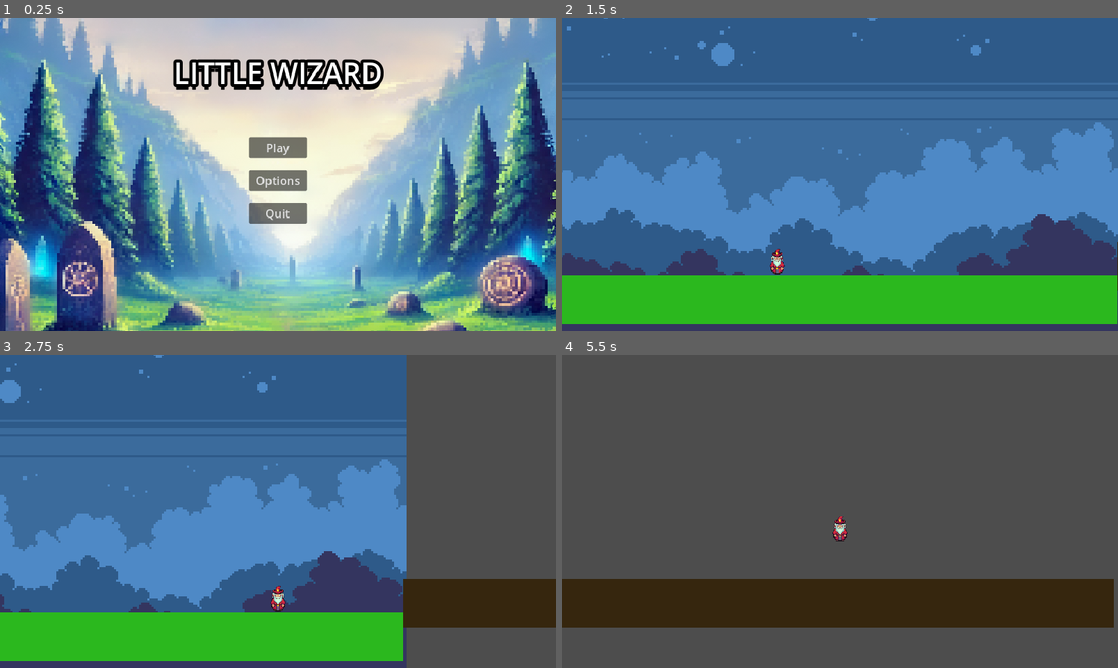
Above: before the commit, frames 1-4 (two rows, left to right).
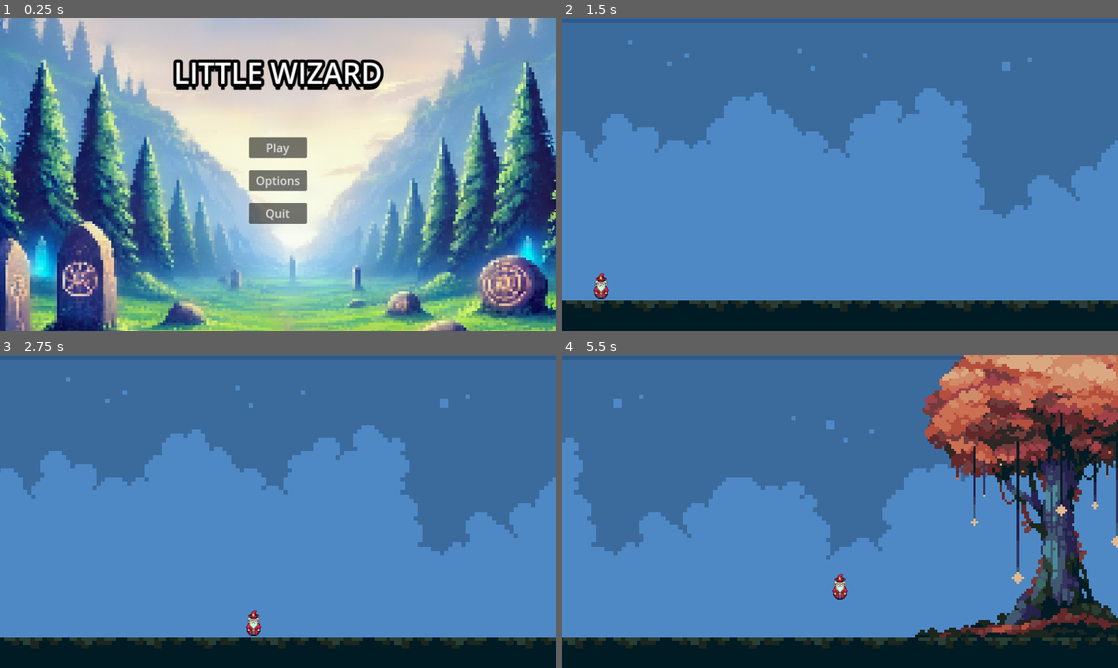
Above: after the commit, the same moments.

Repository: erohsikero/testCICDInGame
Game: Godot game, scene res://Scenes/Main Menu/Main_menu.tscn
Two runs of this game, one before a commit and one after it. Both use one fixed random seed, a clock stepped at 60 frames per second and the inputs below.
Inputs (mouse positions are in pixels of both pictures, inside the frame that each line leads up to):
- Up to frame 1 (0.25 s): no input
- Up to frame 2 (1.5 s): click "Play" at 0.5 s; click (701, 161) at 1.27 s
- Up to frame 3 (2.75 s): tap Enter at 2 s; hold D (move_right) from 2.03 s (still down); tap Space (jump) at 2.27 s
- Up to frame 4 (5.5 s): tap Space (jump) at 3.02, 4.52, 5.27 s; release D (move_right) at 3.53 s; hold A (move_left) 3.53-4.28 s; hold D (move_right) from 4.28 s (still down)

The runs differ from the first frame. In frame 1, 1.9% of the frame differs, in the area x 0-100%, y 0-100%; in frame 2, 48%; in frame 3, 60%; in frame 4, 100%.

Commit message:
Basic level selection area. Changes pathing of program

Diff:
--- a/Scenes/Levels/DemoScene.tscn
+++ b/Scenes/Levels/DemoScene.tscn
@@ -1,216 +1,15 @@
-[gd_scene load_steps=21 format=3 uid="uid://bk42j1j3o4pct"]
+[gd_scene load_steps=5 format=3 uid="uid://bk42j1j3o4pct"]
 
 [ext_resource type="Script" path="res://Scripts/Levels/demo_scene.gd" id="1_pvb4b"]
-[ext_resource type="PackedScene" uid="uid://cbepccfer7xkg" path="res://Scenes/Objects/Platforms And Ground/Grass_Ground.tscn" id="2_sgqnj"]
 [ext_resource type="PackedScene" uid="uid://cav6x5jkkvacs" path="res://Scenes/Objects/Character.tscn" id="3_dm1pj"]
-[ext_resource type="PackedScene" uid="uid://cx3h60houwamb" path="res://Scenes/Objects/Dirt_Ground.tscn" id="3_o7hpa"]
-[ext_resource type="Texture2D" uid="uid://cy2avi84nts5x" path="res://Resources/Backgrounds/background_1.png" id="3_yak5o"]
-[ext_resource type="Texture2D" uid="uid://j1xy2qrbukfn" path="res://Resources/Backgrounds/background_2.png" id="4_eieqi"]
-[ext_resource type="Texture2D" uid="uid://c4621iwxj3xne" path="res://Resources/Forest_Tileset.png" id="5_shfq3"]
-[ext_resource type="Texture2D" uid="uid://6o7ekobii1gc" path="res://Resources/Backgrounds/background_0.png" id="6_2t23q"]
+[ext_resource type="PackedScene" uid="uid://cbepccfer7xkg" path="res://Scenes/Objects/Platforms And Ground/Grass_Ground.tscn" id="3_kujai"]
 
 [sub_resource type="RectangleShape2D" id="3"]
 size = Vector2(64, 608)
 
-[sub_resource type="TileMapPattern" id="TileMapPattern_640jq"]
-tile_data = PackedInt32Array(0, 196608, 3, 65536, 196608, 4, 1, 262144, 3, 65537, 262144, 4)
-
-[sub_resource type="TileMapPattern" id="TileMapPattern_i73gw"]
-tile_data = PackedInt32Array(65536, 262144, 8, 65537, 327680, 8, 2, 393216, 7, 65538, 393216, 8, 65539, 458752, 8, 65540, 524288, 8)
-
-[sub_resource type="TileMapPattern" id="TileMapPattern_w3mlt"]
-tile_data = PackedInt32Array(131072, 720896, 2, 196608, 720896, 3, 262144, 720896, 4, 524288, 720896, 8, 65537, 786432, 1, 131073, 786432, 2, 196609, 786432, 3, 262145, 786432, 4, 327681, 786432, 5, 393217, 786432, 6, 524289, 786432, 8, 2, 851968, 0, 65538, 851968, 1, 131074, 851968, 2, 196610, 851968, 3, 262146, 851968, 4, 327682, 851968, 5, 393218, 851968, 6, 458754, 851968, 7, 524290, 851968, 8, 3, 917504, 0, 65539, 917504, 1, 131075, 917504, 2, 196611, 917504, 3, 262147, 917504, 4, 327683, 917504, 5, 393219, 917504, 6, 458755, 917504, 7, 524291, 917504, 8, 4, 983040, 0, 65540, 983040, 1, 131076, 983040, 2, 196612, 983040, 3, 262148, 983040, 4, 327684, 983040, 5, 393220, 983040, 6, 458756, 983040, 7, 524292, 983040, 8, 65541, 1048576, 1, 131077, 1048576, 2, 196613, 1048576, 3, 262149, 1048576, 4, 327685, 1048576, 5, 393221, 1048576, 6, 524293, 1048576, 8, 131078, 1114112, 2, 196614, 1114112, 3, 524294, 1114112, 8)
-
-[sub_resource type="TileMapPattern" id="TileMapPattern_47cvd"]
-tile_data = PackedInt32Array(0, 589824, 4)
-
-[sub_resource type="TileMapPattern" id="TileMapPattern_i62o7"]
-tile_data = PackedInt32Array(0, 458752, 4, 1, 458752, 4, 2, 458752, 4)
-
-[sub_resource type="TileMapPattern" id="TileMapPattern_gvitx"]
-tile_data = PackedInt32Array(0, 327680, 4, 1, 393216, 4)
-
-[sub_resource type="TileMapPattern" id="TileMapPattern_gu8a8"]
-tile_data = PackedInt32Array(0, 327680, 4, 1, 393216, 4, 2, 458752, 4, 3, 524288, 4, 4, 589824, 4)
-
-[sub_resource type="TileMapPattern" id="TileMapPattern_bfpyb"]
-tile_data = PackedInt32Array(0, 524288, 4, 1, 589824, 4)
-
-[sub_resource type="TileMapPattern" id="TileMapPattern_6tf6x"]
-tile_data = PackedInt32Array(0, 0, 5, 65536, 0, 6, 131072, 0, 7, 1, 65536, 5, 65537, 65536, 6, 131073, 65536, 7, 196609, 65536, 8, 2, 131072, 5, 65538, 131072, 6, 131074, 131072, 7, 196610, 131072, 8, 3, 196608, 5, 65539, 196608, 6)
-
-[sub_resource type="TileSetAtlasSource" id="TileSetAtlasSource_esvf6"]
-texture = ExtResource("5_shfq3")
-0:0/0 = 0
-1:0/0 = 0
-2:0/0 = 0
-3:0/0 = 0
-4:0/0 = 0
-5:0/0 = 0
-6:0/0 = 0
-0:2/0 = 0
-1:2/0 = 0
-2:2/0 = 0
-0:3/0 = 0
-1:3/0 = 0
-2:3/0 = 0
-3:3/0 = 0
-4:3/0 = 0
-0:4/0 = 0
-1:4/0 = 0
-2:4/0 = 0
-3:4/0 = 0
-4:4/0 = 0
-5:4/0 = 0
-6:4/0 = 0
-7:4/0 = 0
-8:4/0 = 0
-9:4/0 = 0
-0:5/0 = 0
-1:5/0 = 0
-2:5/0 = 0
-3:5/0 = 0
-4:5/0 = 0
-5:5/0 = 0
-6:5/0 = 0
-7:5/0 = 0
-8:5/0 = 0
-9:5/0 = 0
-0:6/0 = 0
-1:6/0 = 0
-2:6/0 = 0
-3:6/0 = 0
-4:6/0 = 0
-5:6/0 = 0
-6:6/0 = 0
-7:6/0 = 0
-8:6/0 = 0
-9:6/0 = 0
-0:7/0 = 0
-1:7/0 = 0
-2:7/0 = 0
-3:7/0 = 0
-6:7/0 = 0
-7:7/0 = 0
-9:7/0 = 0
-0:8/0 = 0
-1:8/0 = 0
-2:8/0 = 0
-3:8/0 = 0
-4:8/0 = 0
-5:8/0 = 0
-6:8/0 = 0
-7:8/0 = 0
-8:8/0 = 0
-9:8/0 = 0
-10:8/0 = 0
-11:8/0 = 0
-12:8/0 = 0
-16:8/0 = 0
-17:8/0 = 0
-0:9/0 = 0
-1:9/0 = 0
-2:9/0 = 0
-3:9/0 = 0
-4:9/0 = 0
-5:9/0 = 0
-6:9/0 = 0
-7:9/0 = 0
-8:9/0 = 0
-9:9/0 = 0
-10:9/0 = 0
-11:9/0 = 0
-12:9/0 = 0
-13:9/0 = 0
-14:9/0 = 0
-15:9/0 = 0
-16:9/0 = 0
-17:9/0 = 0
-0:10/0 = 0
-1:10/0 = 0
-2:10/0 = 0
-3:10/0 = 0
-4:10/0 = 0
-5:10/0 = 0
-6:10/0 = 0
-7:10/0 = 0
-8:10/0 = 0
-9:10/0 = 0
-11:2/0 = 0
-11:3/0 = 0
-11:4/0 = 0
-12:1/0 = 0
-12:2/0 = 0
-12:3/0 = 0
-12:4/0 = 0
-12:5/0 = 0
-12:6/0 = 0
-13:0/0 = 0
-13:1/0 = 0
-13:2/0 = 0
-13:3/0 = 0
-13:4/0 = 0
-13:5/0 = 0
-13:6/0 = 0
-13:7/0 = 0
-13:8/0 = 0
-14:0/0 = 0
-14:1/0 = 0
-14:2/0 = 0
-14:3/0 = 0
-14:4/0 = 0
-14:5/0 = 0
-14:6/0 = 0
-14:7/0 = 0
-14:8/0 = 0
-15:0/0 = 0
-15:1/0 = 0
-15:2/0 = 0
-15:3/0 = 0
-15:4/0 = 0
-15:5/0 = 0
-15:6/0 = 0
-15:7/0 = 0
-15:8/0 = 0
-16:1/0 = 0
-16:2/0 = 0
-16:3/0 = 0
-16:4/0 = 0
-16:5/0 = 0
-16:6/0 = 0
-17:2/0 = 0
-17:3/0 = 0
-
-[sub_resource type="TileSet" id="TileSet_nu6eu"]
-sources/0 = SubResource("TileSetAtlasSource_esvf6")
-pattern_0 = SubResource("TileMapPattern_640jq")
-pattern_1 = SubResource("TileMapPattern_i73gw")
-pattern_2 = SubResource("TileMapPattern_w3mlt")
-pattern_3 = SubResource("TileMapPattern_47cvd")
-pattern_4 = SubResource("TileMapPattern_i62o7")
-pattern_5 = SubResource("TileMapPattern_gvitx")
-pattern_6 = SubResource("TileMapPattern_gu8a8")
-pattern_7 = SubResource("TileMapPattern_bfpyb")
-pattern_8 = SubResource("TileMapPattern_6tf6x")
-
 [node name="Starting Room" type="Node2D"]
-position = Vector2(-2, 21)
+position = Vector2(99, -715)
 script = ExtResource("1_pvb4b")
-
-[node name="Background1" type="Sprite2D" parent="."]
-position = Vector2(540, 251)
-scale = Vector2(4.29688, 4.30555)
-texture = ExtResource("6_2t23q")
-
-[node name="Background2" type="Sprite2D" parent="."]
-position = Vector2(540, 251)
-scale = Vector2(4.29688, 4.30555)
-texture = ExtResource("3_yak5o")
-
-[node name="Background3" type="Sprite2D" parent="."]
-position = Vector2(540, 251)
-scale = Vector2(4.29688, 4.30555)
-texture = ExtResource("4_eieqi")
 
 [node name="StaticBody2D3" type="StaticBody2D" parent="."]
 position = Vector2(518, 387)
@@ -223,15 +22,17 @@
 position = Vector2(1816, -38)
 shape = SubResource("3")
 
-[node name="GrassGround" parent="." instance=ExtResource("2_sgqnj")]
-position = Vector2(0, 512)
-
-[node name="GrassGround2" parent="." instance=ExtResource("3_o7hpa")]
-position = Vector2(1152, 443)
-
 [node name="player" parent="." instance=ExtResource("3_dm1pj")]
 position = Vector2(448, 388)
 
-[connection signal="body_exited" from="Area2D" to="Area2D" method="_on_body_exited"]
-[connection signal="body_entered" from="Area2D2" to="Area2D2" method="_on_body_entered"]
-[connection signal="body_exited" from="Area2D2" to="Area2D2" method="_on_body_exited"]
+[node name="GrassGround" parent="." instance=ExtResource("3_kujai")]
+position = Vector2(2, 606)
+
+[node name="GrassGround2" parent="." instance=ExtResource("3_kujai")]
+position = Vector2(546, 525)
+
+[node name="GrassGround3" parent="." instance=ExtResource("3_kujai")]
+position = Vector2(1074, 368)
+
+[node name="GrassGround4" parent="." instance=ExtResource("3_kujai")]
+position = Vector2(1327, 149)
--- /dev/null
+++ b/Scenes/Levels/Level_Selection.tscn
@@ -0,0 +1,76 @@
+[gd_scene load_steps=7 format=3 uid="uid://cgxnufilggt3b"]
+
+[ext_resource type="Script" path="res://Scripts/Levels/level_selection.gd" id="1_l1eys"]
+[ext_resource type="Texture2D" uid="uid://6o7ekobii1gc" path="res://Resources/Backgrounds/background_0.png" id="2_7i7sk"]
+[ext_resource type="PackedScene" uid="uid://cav6x5jkkvacs" path="res://Scenes/Objects/Character.tscn" id="2_8lr3s"]
+[ext_resource type="PackedScene" uid="uid://cbepccfer7xkg" path="res://Scenes/Objects/Platforms And Ground/Grass_Ground.tscn" id="3_mf38k"]
+[ext_resource type="Texture2D" uid="uid://c4621iwxj3xne" path="res://Resources/Forest_Tileset.png" id="4_3cbh0"]
+
+[sub_resource type="AtlasTexture" id="AtlasTexture_brq78"]
+atlas = ExtResource("4_3cbh0")
+region = Rect2(176, 8, 104, 136)
+
+[node name="LevelSelection" type="Node2D"]
+script = ExtResource("1_l1eys")
+
+[node name="Background" type="Sprite2D" parent="."]
+texture_filter = 1
+position = Vector2(1280, -512)
+scale = Vector2(9, 9)
+texture = ExtResource("2_7i7sk")
+
+[node name="GrassGround" parent="." instance=ExtResource("3_mf38k")]
+position = Vector2(0, -64)
+
+[node name="GrassGround2" parent="." instance=ExtResource("3_mf38k")]
+position = Vector2(0, -576)
+rotation = 1.5708
+
+[node name="GrassGround3" parent="." instance=ExtResource("3_mf38k")]
+position = Vector2(512, -64)
+
+[node name="GrassGround4" parent="." instance=ExtResource("3_mf38k")]
+position = Vector2(1024, -64)
+
+[node name="GrassGround5" parent="." instance=ExtResource("3_mf38k")]
+position = Vector2(1536, -64)
+
+[node name="GrassGround6" parent="." instance=ExtResource("3_mf38k")]
+position = Vector2(2048, -64)
+
+[node name="GrassGround7" parent="." instance=ExtResource("3_mf38k")]
+position = Vector2(2560, -64)
+rotation = -1.5708
+
+[node name="GrassGround8" parent="." instance=ExtResource("3_mf38k")]
+position = Vector2(256, -64)
+
+[node name="GrassGround9" parent="." instance=ExtResource("3_mf38k")]
+position = Vector2(768, -64)
+
+[node name="GrassGround10" parent="." instance=ExtResource("3_mf38k")]
+position = Vector2(1280, -64)
+
+[node name="GrassGround11" parent="." instance=ExtResource("3_mf38k")]
+position = Vector2(1792, -64)
+
+[node name="GrassGround12" parent="." instance=ExtResource("3_mf38k")]
+position = Vector2(2304, -64)
+
+[node name="GrassGround13" parent="." instance=ExtResource("3_mf38k")]
+position = Vector2(2560, -320)
+rotation = -1.5708
+
+[node name="GrassGround14" parent="." instance=ExtResource("3_mf38k")]
+position = Vector2(0, -320)
+rotation = 1.5708
+
+[node name="Tree" type="Sprite2D" parent="."]
+texture_filter = 1
+position = Vector2(1797, -404)
+scale = Vector2(5, 5)
+texture = SubResource("AtlasTexture_brq78")
+
+[node name="player" parent="." instance=ExtResource("2_8lr3s")]
+z_index = 30
+position = Vector2(81, -92)
--- a/Scenes/Main Menu/main_menu.gd
+++ b/Scenes/Main Menu/main_menu.gd
@@ -1,7 +1,7 @@
 extends Control
 
 func _on_play_pressed() -> void:
-	get_tree().change_scene_to_file("res://Scenes/Levels/DemoScene.tscn")
+	get_tree().change_scene_to_file("res://Scenes/Menus/Path_Selection.tscn")
 
 func _on_options_pressed() -> void:
 	get_tree().change_scene_to_file("res://Scenes/Main Menu/Options_menu.tscn")
--- a/Scenes/Menus/Path_Selection.tscn
+++ b/Scenes/Menus/Path_Selection.tscn
@@ -1,8 +1,8 @@
-[gd_scene load_steps=25 format=3 uid="uid://cbfnh4fuk8caq"]
+[gd_scene load_steps=30 format=3 uid="uid://cbfnh4fuk8caq"]
 
 [ext_resource type="Script" path="res://Scripts/Menus/path_selection_script.gd" id="1_cp17r"]
-[ext_resource type="Texture2D" uid="uid://ih0uq1ni06c2" path="res://Resources/Sprites/Player/WizardChoice.png" id="2_ekkqb"]
 [ext_resource type="Texture2D" uid="uid://byucyw7dbic3m" path="res://Resources/MenuTextItems/ChooseWisely.png" id="3_8lh5w"]
+[ext_resource type="Texture2D" uid="uid://e66igbvymr8v" path="res://Resources/MenuTextItems/Wizard_Decision_Sheet.png" id="3_xmwjd"]
 [ext_resource type="Texture2D" uid="uid://cbelnovi51bfc" path="res://Resources/MenuTextItems/Choice_Good.png" id="4_kunff"]
 [ext_resource type="Script" path="res://Scripts/Menus/button_good.gd" id="5_676w1"]
 [ext_resource type="Texture2D" uid="uid://pboq1m5jg8yi" path="res://Resources/MenuTextItems/Choice_Evil.png" id="6_idmeg"]
@@ -10,6 +10,42 @@
 [ext_resource type="Script" path="res://Scripts/Menus/button_evil.gd" id="7_op5mh"]
 [ext_resource type="Texture2D" uid="uid://duxblr2bbpo0s" path="res://Resources/MenuTextItems/Castle_Background.png" id="9_0kf4t"]
 [ext_resource type="Texture2D" uid="uid://ctu6rn3wbe74o" path="res://Resources/MenuTextItems/fire_main.png" id="10_q83d7"]
+
+[sub_resource type="AtlasTexture" id="AtlasTexture_qi4ku"]
+atlas = ExtResource("3_xmwjd")
+region = Rect2(0, 0, 64, 64)
+
+[sub_resource type="AtlasTexture" id="AtlasTexture_bnk4a"]
+atlas = ExtResource("3_xmwjd")
+region = Rect2(64, 0, 64, 64)
+
+[sub_resource type="AtlasTexture" id="AtlasTexture_lt6ig"]
+atlas = ExtResource("3_xmwjd")
+region = Rect2(128, 0, 64, 64)
+
+[sub_resource type="AtlasTexture" id="AtlasTexture_jjeld"]
+atlas = ExtResource("3_xmwjd")
+region = Rect2(192, 0, 64, 64)
+
+[sub_resource type="SpriteFrames" id="SpriteFrames_2oi86"]
+animations = [{
+"frames": [{
+"duration": 1.0,
+"texture": SubResource("AtlasTexture_qi4ku")
+}, {
+"duration": 1.0,
+"texture": SubResource("AtlasTexture_bnk4a")
+}, {
+"duration": 1.0,
+"texture": SubResource("AtlasTexture_lt6ig")
+}, {
+"duration": 1.0,
+"texture": SubResource("AtlasTexture_jjeld")
+}],
+"loop": true,
+"name": &"default",
+"speed": 6.0
+}]
 
 [sub_resource type="AtlasTexture" id="AtlasTexture_d2map"]
 atlas = ExtResource("7_nk448")
@@ -127,14 +163,12 @@
 offset_bottom = 648.0
 texture = ExtResource("9_0kf4t")
 
-[node name="Wizard" type="Sprite2D" parent="."]
-top_level = true
-z_index = 2
-texture_filter = 3
-texture_repeat = 1
+[node name="Wizard" type="AnimatedSprite2D" parent="."]
+texture_filter = 1
 position = Vector2(576, 392)
 scale = Vector2(8, 8)
-texture = ExtResource("2_ekkqb")
+sprite_frames = SubResource("SpriteFrames_2oi86")
+frame_progress = 0.239378
 
 [node name="Choose_Wisely" type="TextureRect" parent="."]
 z_index = 1
--- a/Scenes/Objects/Platforms And Ground/Grass_Ground.tscn
+++ b/Scenes/Objects/Platforms And Ground/Grass_Ground.tscn
@@ -1,18 +1,25 @@
-[gd_scene load_steps=3 format=3 uid="uid://cbepccfer7xkg"]
+[gd_scene load_steps=5 format=3 uid="uid://cbepccfer7xkg"]
+
+[ext_resource type="Texture2D" uid="uid://c4621iwxj3xne" path="res://Resources/Forest_Tileset.png" id="1_3anv2"]
 
 [sub_resource type="PhysicsMaterial" id="PhysicsMaterial_g40mr"]
 
+[sub_resource type="AtlasTexture" id="AtlasTexture_kdr5i"]
+atlas = ExtResource("1_3anv2")
+region = Rect2(64, 144, 32, 8)
+
 [sub_resource type="RectangleShape2D" id="RectangleShape2D_qd4c0"]
-size = Vector2(1152, 100)
+size = Vector2(256, 64)
 
 [node name="GrassGround" type="StaticBody2D"]
 physics_material_override = SubResource("PhysicsMaterial_g40mr")
 
-[node name="ColorRect" type="ColorRect" parent="."]
-offset_right = 1152.0
-offset_bottom = 100.0
-color = Color(0.168627, 0.721569, 0.117647, 1)
+[node name="Sprite2D" type="Sprite2D" parent="."]
+texture_filter = 1
+position = Vector2(128, 32)
+scale = Vector2(8, 8)
+texture = SubResource("AtlasTexture_kdr5i")
 
 [node name="CollisionShape2D" type="CollisionShape2D" parent="."]
-position = Vector2(576, 50)
+position = Vector2(128, 32)
 shape = SubResource("RectangleShape2D_qd4c0")
--- /dev/null
+++ b/Scripts/Levels/level_selection.gd
@@ -0,0 +1,13 @@
+extends Node2D
+
+@onready var player : CharacterBody2D = $player
+
+# Called when the node enters the scene tree for the first time.
+func _ready() -> void:
+	player.Set_Clamp(2560, 10000)
+	pass # Replace with function body.
+
+
+# Called every frame. 'delta' is the elapsed time since the previous frame.
+func _process(delta: float) -> void:
+	pass
--- a/Scripts/Menus/button_evil.gd
+++ b/Scripts/Menus/button_evil.gd
@@ -3,4 +3,4 @@
 @onready var evil_anim = $Evil_Animation
 
 func _on_pressed() -> void:
-	get_tree().change_scene_to_file("res://Scenes/Levels/DemoScene.tscn")
+	get_tree().change_scene_to_file("res://Scenes/Levels/Level_Selection.tscn")
--- a/Scripts/Menus/button_good.gd
+++ b/Scripts/Menus/button_good.gd
@@ -1,4 +1,4 @@
 extends Button
 
 func _on_pressed() -> void:
-	get_tree().change_scene_to_file("res://Scenes/Levels/DemoScene.tscn")
+	get_tree().change_scene_to_file("res://Scenes/Levels/Level_Selection.tscn")
--- a/Scripts/Menus/path_selection_script.gd
+++ b/Scripts/Menus/path_selection_script.gd
@@ -1,11 +1,13 @@
 extends Control
 
+@onready var wizard = $Wizard
 @onready var good_button = $Button_Good
 @onready var good_anim = $Button_Good/Good_Animation
 @onready var evil_button = $Button_Evil
 @onready var evil_anim = $Button_Evil/Evil_Animation
 
 func _onready():
+	wizard.play()
 	good_anim.visible = false
 	good_anim.pause()
 	evil_anim.visible = false
--- a/Scripts/Player/Player_Camera_Controller.gd
+++ b/Scripts/Player/Player_Camera_Controller.gd
@@ -1,8 +1,8 @@
 extends Camera2D
 
 func Set_Clamp(Max_X, Max_Y):
-	limit_top = 0
-	limit_bottom = -Max_Y
+	limit_top = -Max_Y
+	limit_bottom = 0
 	limit_right = Max_X
 	limit_left = 0
 
--- a/project.godot
+++ b/project.godot
@@ -12,12 +12,8 @@
 
 config/name="Tiny Wiz"
 run/main_scene="res://Scenes/Main Menu/Main_menu.tscn"
-config/features=PackedStringArray("4.2", "GL Compatibility")
+config/features=PackedStringArray("4.3", "GL Compatibility")
 config/icon="res://icon.svg"
-
-[autoload]
-
-Global="*res://global.gd"
 
 [display]
 
@@ -27,22 +23,21 @@
 
 move_left={
 "deadzone": 0.5,
-"events": [Object(InputEventKey,"resource_local_to_scene":fa …(171 unchanged characters)… keycode":65,"key_label":0,"unicode":97,"echo":false,"script":null)
+"events": [Object(InputEventKey,"resource_local_to_scene":fa …(171 unchanged characters)… keycode":65,"key_label":0,"unicode":97,"location":0,"echo":false,"script":null)
 ]
 }
 move_right={
 "deadzone": 0.5,
-"events": [Object(InputEventKey,"resource_local_to_scene":fa …(172 unchanged characters)… eycode":68,"key_label":0,"unicode":100,"echo":false,"script":null)
+"events": [Object(InputEventKey,"resource_local_to_scene":fa …(172 unchanged characters)… eycode":68,"key_label":0,"unicode":100,"location":0,"echo":false,"script":null)
 ]
 }
 jump={
 "deadzone": 0.5,
-"events": [Object(InputEventKey,"resource_local_to_scene":fa …(171 unchanged characters)… keycode":32,"key_label":0,"unicode":32,"echo":false,"script":null)
+"events": [Object(InputEventKey,"resource_local_to_scene":fa …(171 unchanged characters)… keycode":32,"key_label":0,"unicode":32,"location":0,"echo":false,"script":null)
 ]
 }
 
 [rendering]
 
-textures/canvas_textures/default_texture_filter=0
 renderer/rendering_method="gl_compatibility"
 renderer/rendering_method.mobile="gl_compatibility"
Binary file added: Resources/MenuTextItems/Wizard_Decision_Sheet.png
Not shown, added: Resources/MenuTextItems/Wizard_Decision_Sheet.png.import
